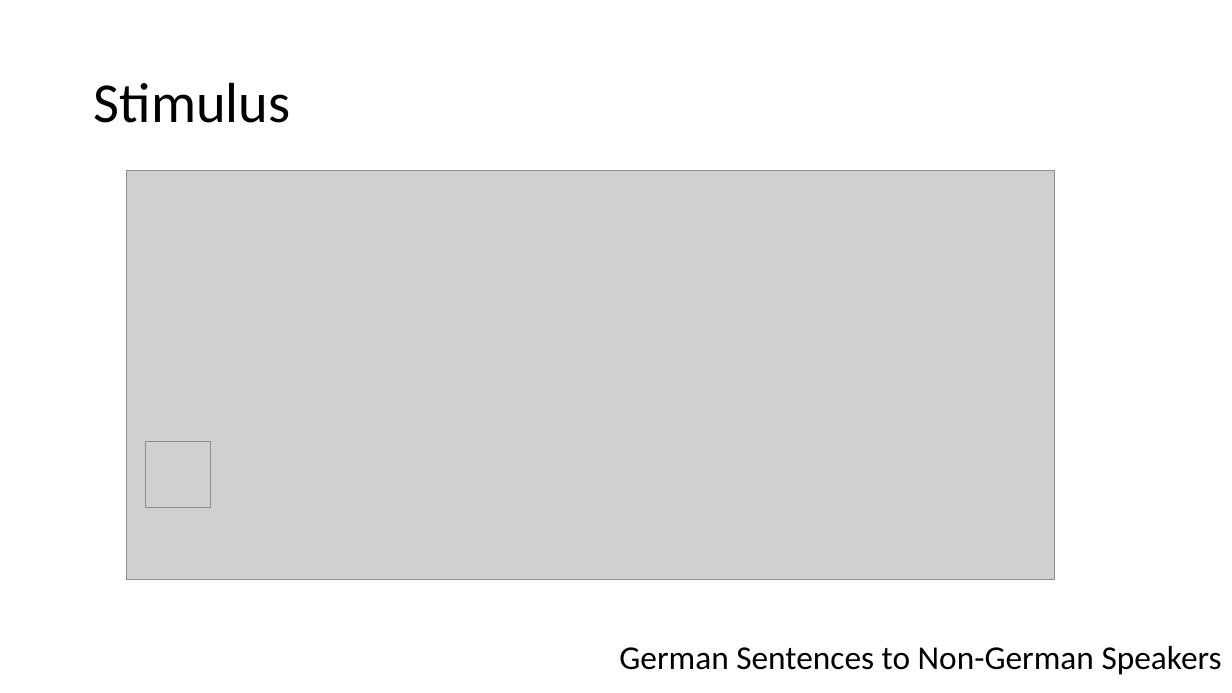
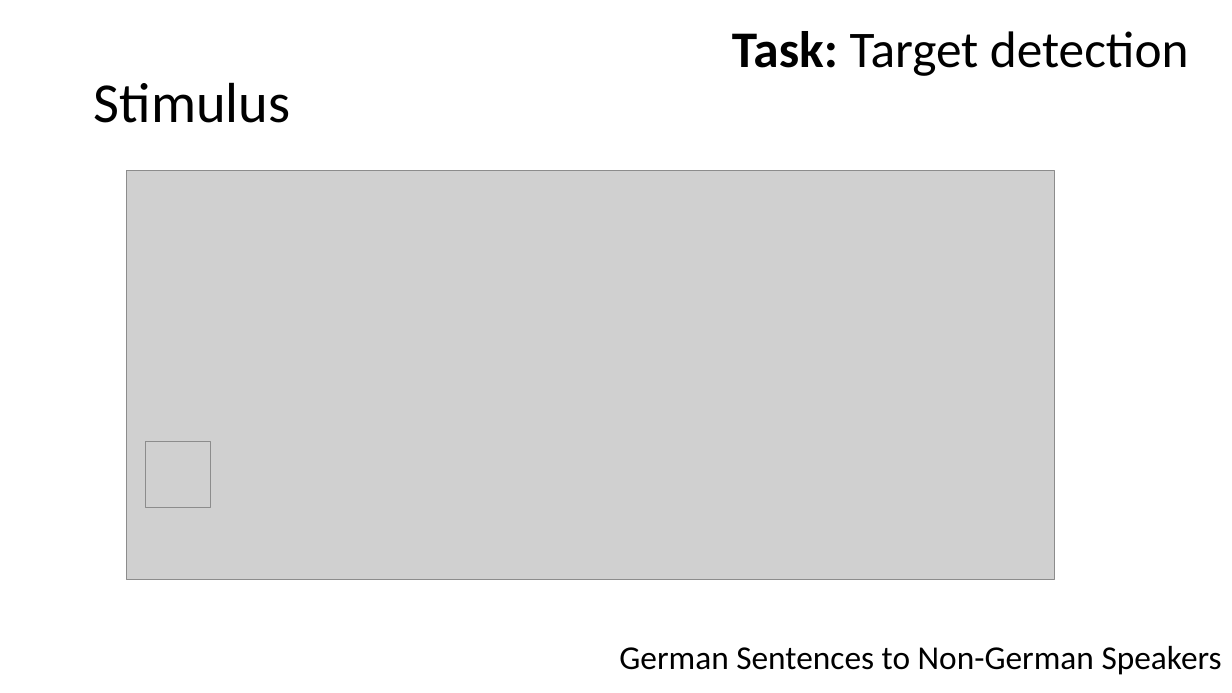
Before and after one commit to haberdashPI/german_track, a slide deck: slide 21 of presentations/ARO_2021/adapting_auditory_attention.pptx (slide 20 before the commit). Drawn at 1232x693 pixels with LibreOffice and Linux fonts; fonts in the diff are those of the drawing; grey boxes stand for pictures. Boxes give left, top, right and bottom in pixels: in the first picture for what was removed or moved away, otherwise in the second. Text is boxed around its words. In the diff, an @@ line names an element or a change of style, - is before the commit and + after.

```diff
--- a/presentations/ARO_2021/adapting_auditory_attention.pptx
+++ b/presentations/ARO_2021/adapting_auditory_attention.pptx
@@ text added at [732,31,1189,76], 40 pt, text #000000 @@
+Task: Target detection
```
Also in this commit, not shown: 24 other slides changed, 24 slides added, 21 slides removed, 2 other files.
